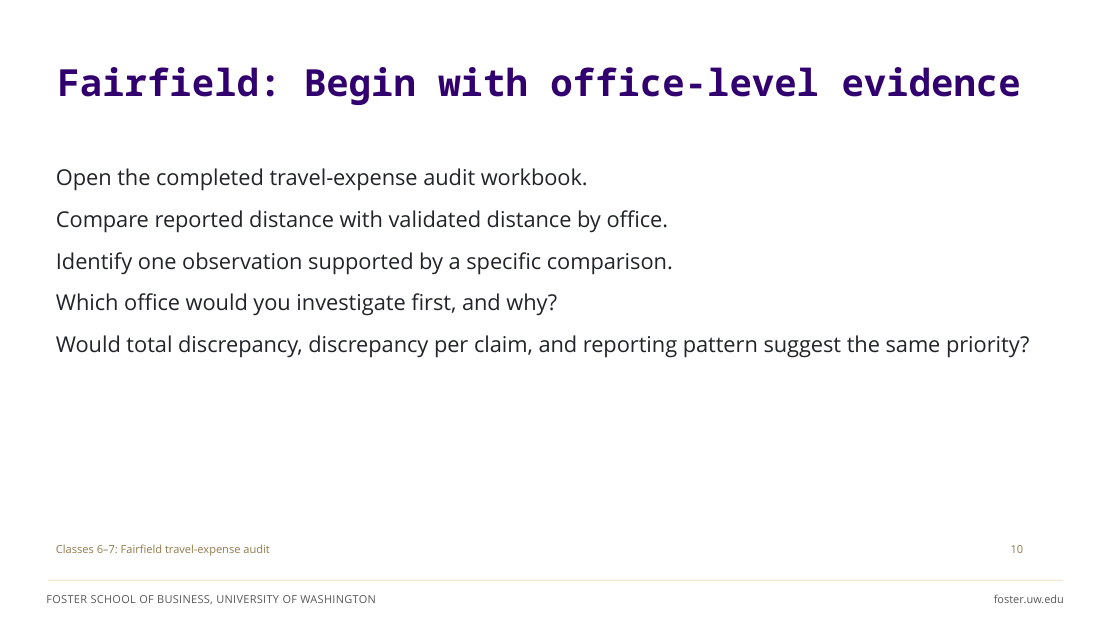
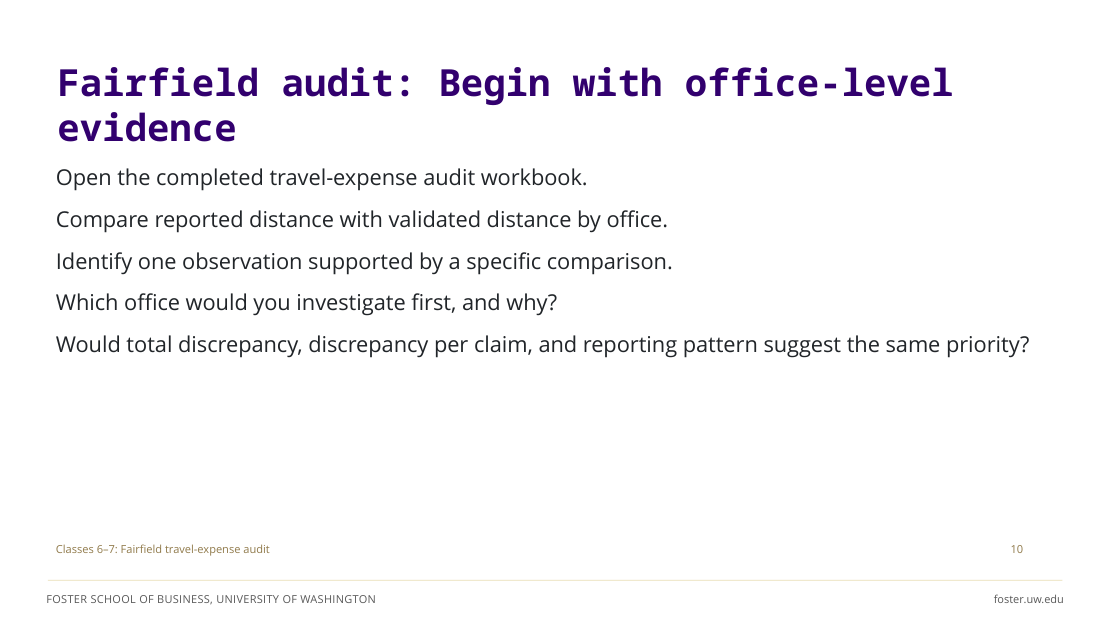
Before and after one commit to ashercurtis/slides.io, a slide deck: slide 11 of ACCTG320/ACCTG320Class07_2026.pptx (slide 17 before the commit). Drawn at 1120x630 pixels with LibreOffice and Linux fonts; fonts in the diff are those of the drawing. Boxes give left, top, right and bottom in pixels: in the first picture for what was removed or moved away, otherwise in the second. Text is boxed around its words. In the diff, an @@ line names an element or a change of style, - is before the commit and + after.

```diff
--- a/ACCTG320/ACCTG320Class07_2026.pptx
+++ b/ACCTG320/ACCTG320Class07_2026.pptx
@@ text at box(57, 67, 954, 142): text changed @@
-Fairfield: Begin with office-level evidence
+Fairfield audit: Begin with office-level evidence
```
Also in this commit, not shown: 11 other slides changed, 3 slides added, 9 slides removed.
